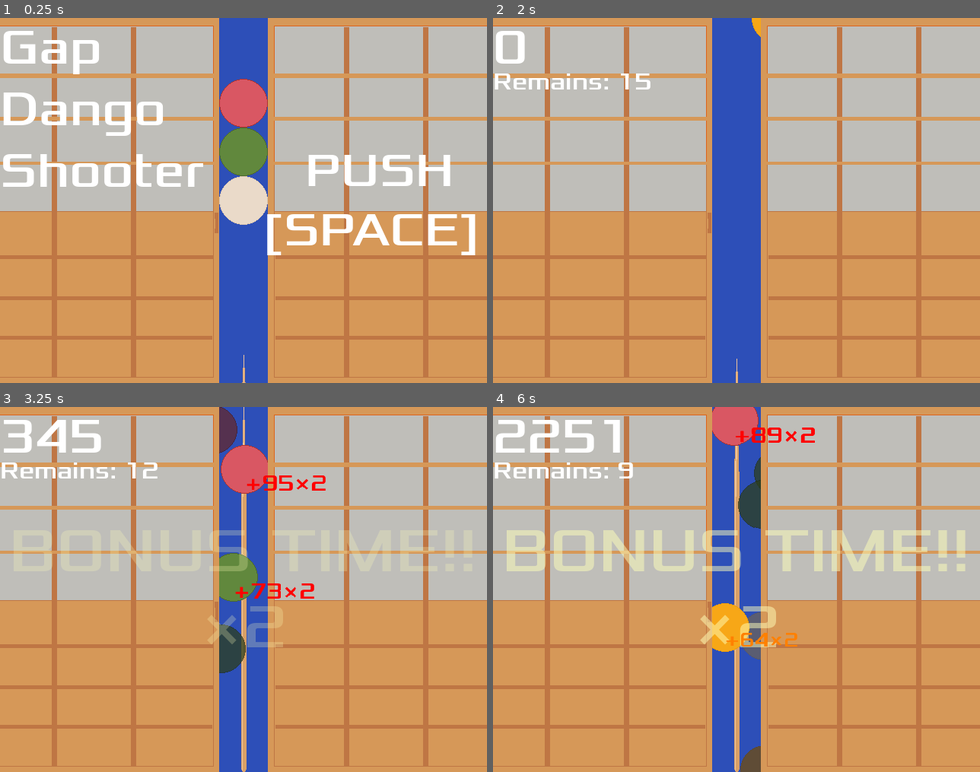
Above: before the commit, frames 1-4 (two rows, left to right).
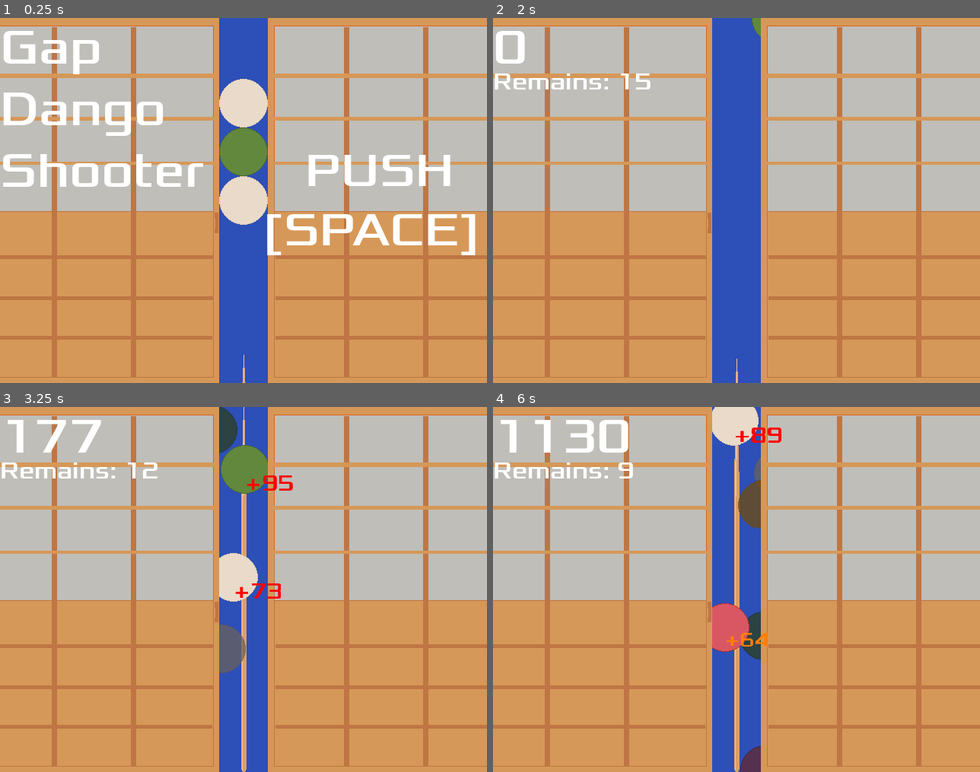
Above: after the commit, the same moments.

Repository: zundouz/ldjam54_odango
Game: Godot game, scene res://main.tscn
The game is run twice, just before and just after one commit, with the same random seed, the same clock (stepped at 60 frames per second) and the same inputs.
Inputs (mouse positions are in pixels of both pictures, inside the frame that each line leads up to):
- Up to frame 1 (0.25 s): no input
- Up to frame 2 (2 s): tap Space (space) at 0.5 s; move the mouse to (843, 182) at 0.52 s; hold Up (move_up) 0.53-1.28 s; tap Enter (enter) at 0.6 s; move the mouse to (639, 218) at 1.27 s; click (639, 218) at 1.35 s
- Up to frame 3 (3.25 s): tap Space (space) at 2, 2.1 s; move the mouse to (292, 509) at 2.02 s; hold Up (move_up) from 2.03 s (still down); move the mouse to (219, 662) at 2.77 s; tap W (w_key) at 2.85 s
- Up to frame 4 (6 s): move the mouse to (882, 644) at 3.52 s; release Up (move_up) at 3.53 s; tap Enter (enter) at 3.6 s; move the mouse to (590, 534) at 4.27 s; click (590, 534) at 4.35 s; move the mouse to (760, 589) at 5.02 s; tap Space (space) at 5.1 s; move the mouse to (663, 498) at 5.77 s; hold Up (move_up) from 5.78 s (still down); tap W (w_key) at 5.85 s

The runs differ from the first frame. In frame 1, 1.0% of the frame differs, in the area x 45-55%, y 16-30%; in frame 2, less than 0.1%; in frame 3, 5.0%; in frame 4, 8.7%, in the area x 0-98%, y 0-100%.

Commit message:
feat: ボーナス弾の確立を本番用に
2%の割合。まあまあ高い

Diff:
--- a/odango.gd
+++ b/odango.gd
@@ -19,7 +19,7 @@
 # Called when the node enters the scene tree for the first time.
 func _ready():
 	# TODO: 乱数で色変更
-	var rand_int : int = randi_range(0, 120)
+	var rand_int : int = randi_range(0, 101)
 	if rand_int >= 0 and rand_int < 33:
 		$AnimatedSprite2D.set_animation("red")
 		odango_type = MyGlobal.odango_type_enum.RED
